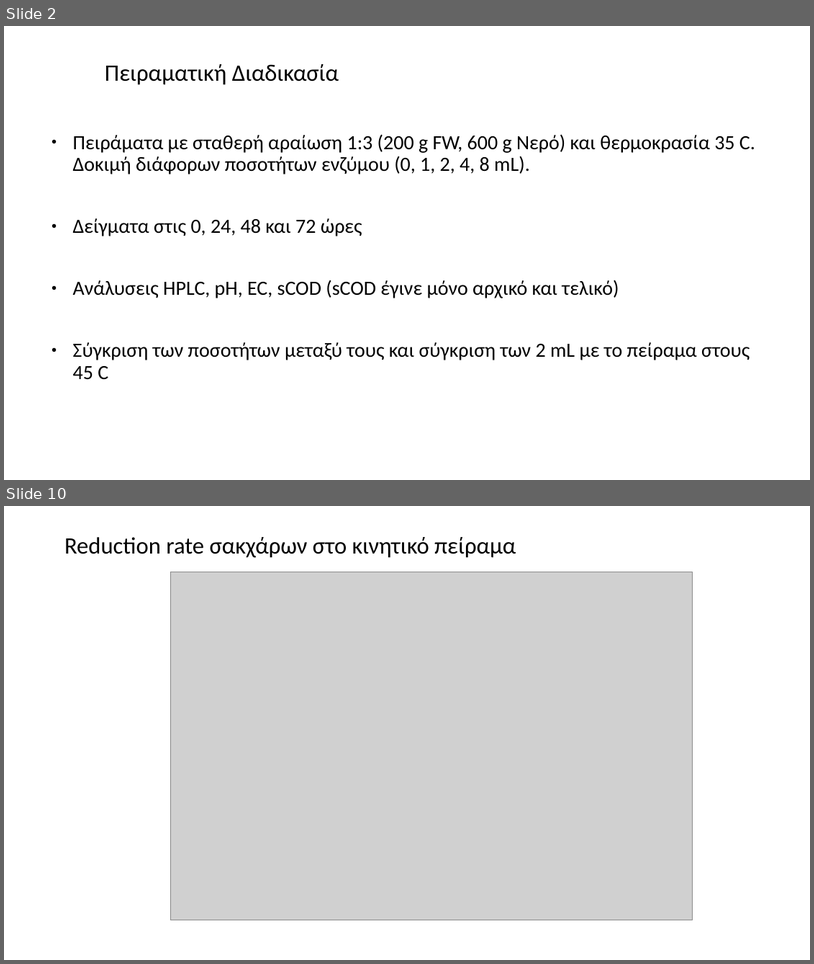
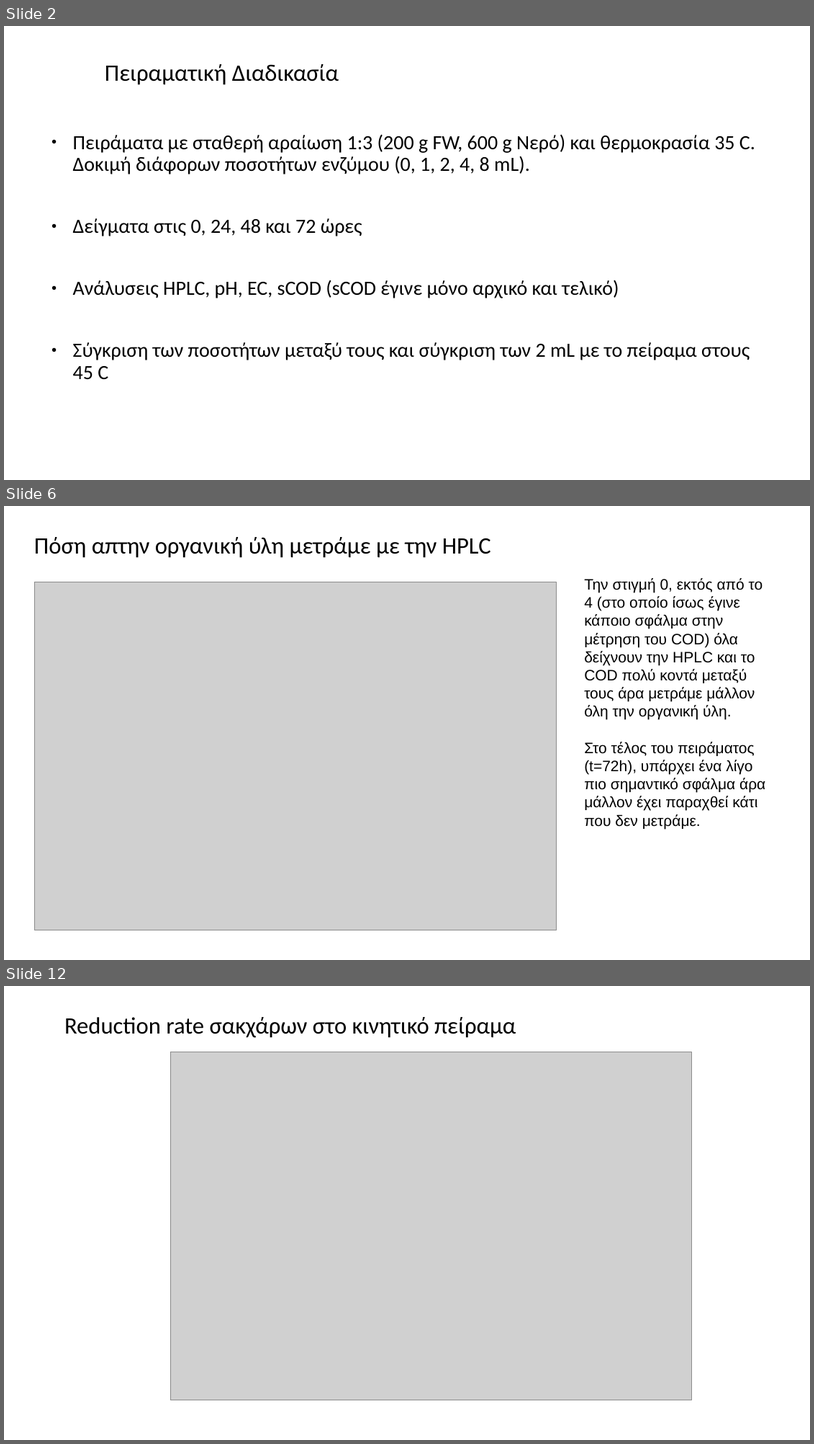
Before and after one commit to Vidianos-Giannitsis/masters-thesis, a slide deck: Reports/lab_scale_SSF_trial_2.pptx. Shown one above the other, each under a label of ours: slides 2 and 10 before the commit, slides 2, 6 and 12 after it; the slides between them are not shown. The pictures are 814x964 and 814x1444 pixels, drawn with LibreOffice and Linux fonts; fonts in the diff are those of the drawing; grey boxes stand for pictures. Boxes give left, top, right and bottom in pixels: in the first picture for what was removed or moved away, otherwise in the second. Text is boxed around its words. In the diff, an @@ line names an element or a change of style, - is before the commit and + after.

```diff
--- a/Reports/lab_scale_SSF_trial_2.pptx
+++ b/Reports/lab_scale_SSF_trial_2.pptx
@@ slide 6 added at bbox=[4, 506, 810, 960], background #FFFFFF @@
@@ title added at bbox=[34, 537, 491, 558], 28 pt, text #000000 @@
+Πόση απτην οργανική ύλη μετράμε με την HPLC
@@ picture added at bbox=[34, 582, 556, 929] @@
@@ text added at bbox=[584, 578, 766, 829], 18 pt, text #000000 @@
+Την στιγμή 0, εκτός από το 4 (στο οποίο ίσως έγινε κάποιο σφάλμα στην μέτρηση του COD) όλα δείχνουν την HPLC και το COD πολύ κοντά μεταξύ τους άρα μετράμε μάλλον όλη την οργανική ύλη.
+Στο τέλος του πειράματος (t=72h), υπάρχει ένα λίγο πιο σημαντικό σφάλμα άρα μάλλον έχει παραχθεί κάτι που δεν μετράμε.
@@ what was slide 10 is now slide 12 @@
```
Also in this commit, not shown: 5 slides changed, 8 other slides added, 4 slides removed, 19 other files.
